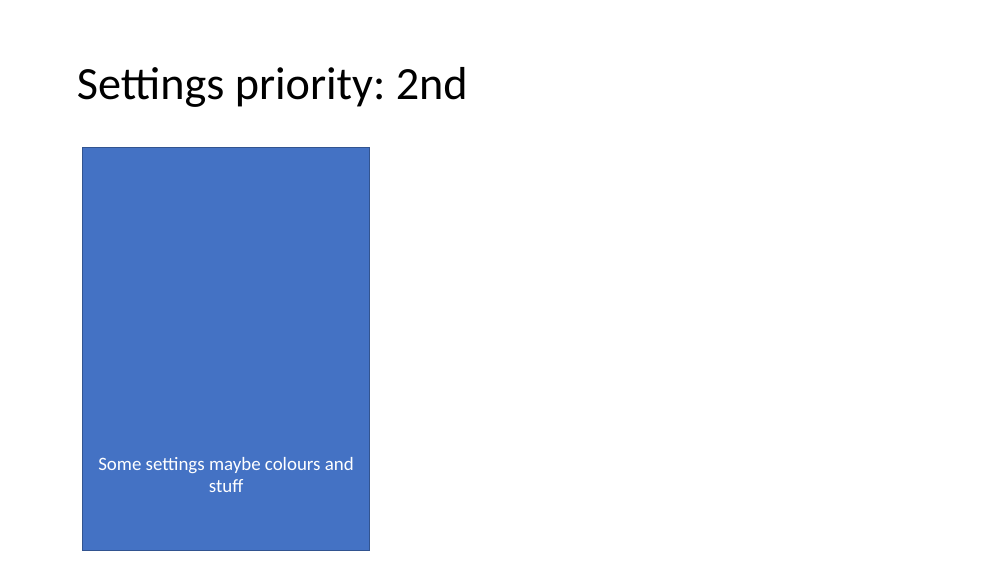
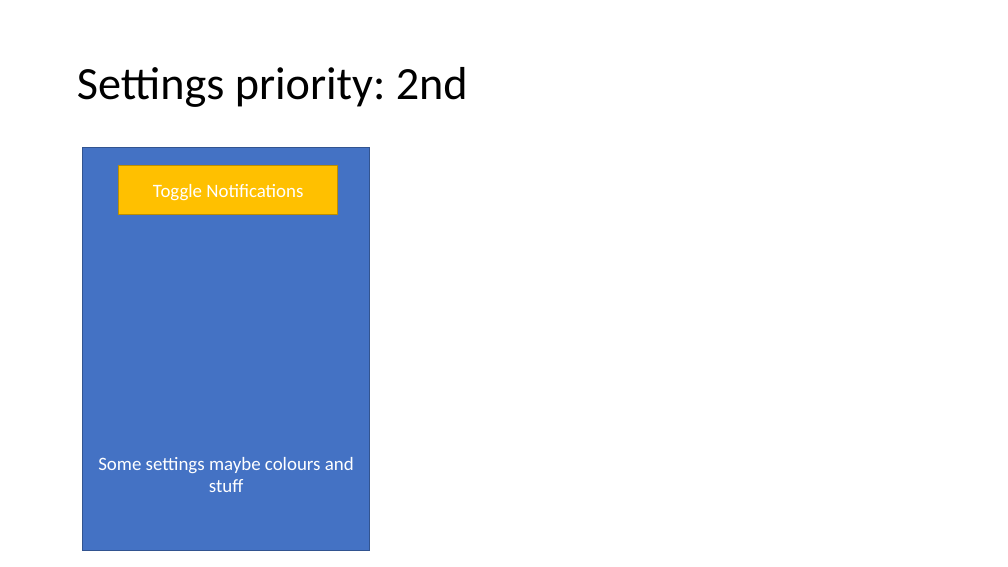
Before and after one commit to Frostforus/BetTracker, a slide deck: slide 6 of design/Design_ppt-ben.pptx. Drawn at 1008x567 pixels with LibreOffice and Linux fonts; fonts in the diff are those of the drawing. Boxes give left, top, right and bottom in pixels: in the first picture for what was removed or moved away, otherwise in the second. Text is boxed around its words. In the diff, an @@ line names an element or a change of style, - is before the commit and + after.

```diff
--- a/design/Design_ppt-ben.pptx
+++ b/design/Design_ppt-ben.pptx
@@ rectangle added at [119,166,338,215], fill #FFC000, outline #BD8E00 1 pt, 18 pt, text #FFFFFF @@
+Toggle Notifications
```
Also in this commit, not shown: 15 other files.
